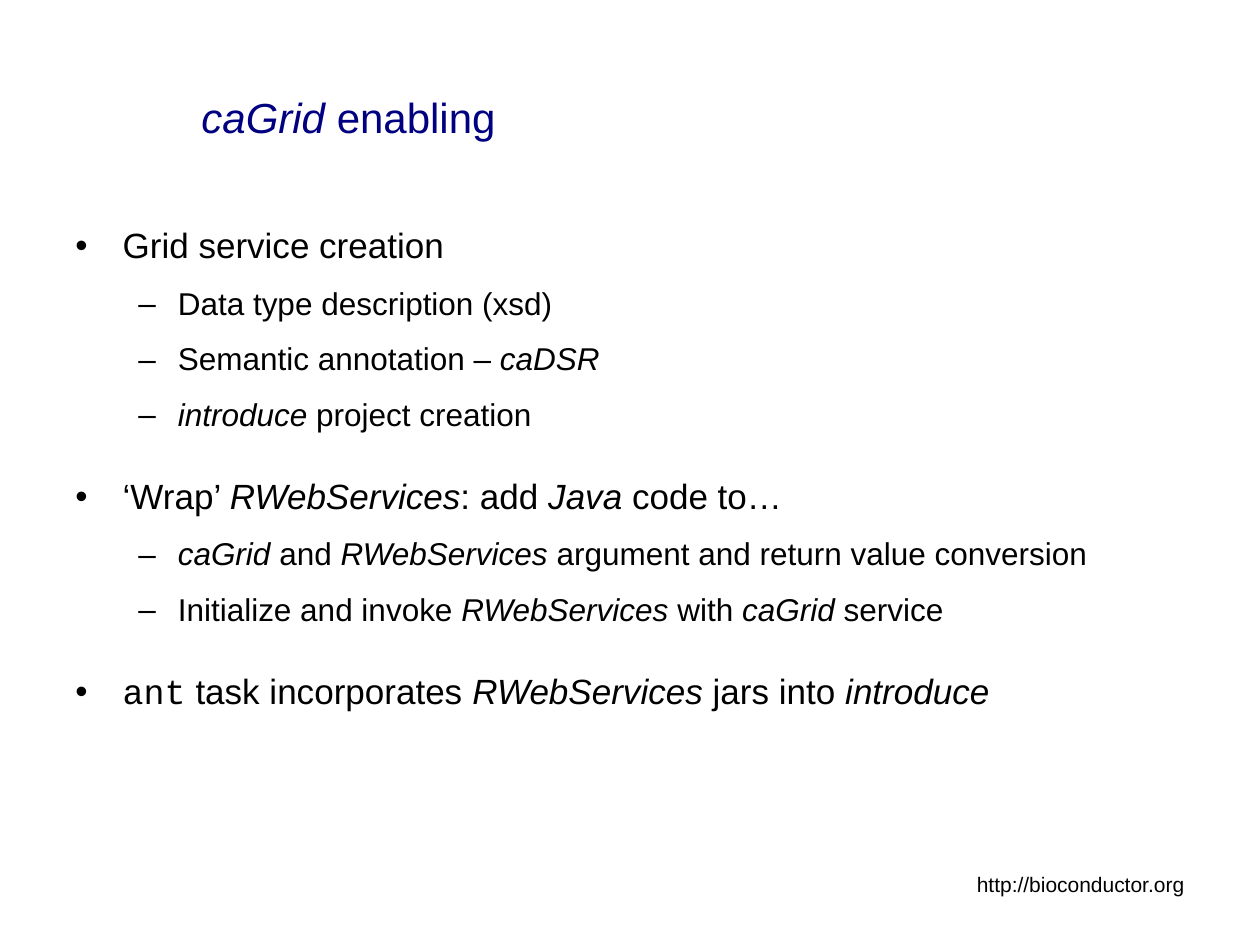
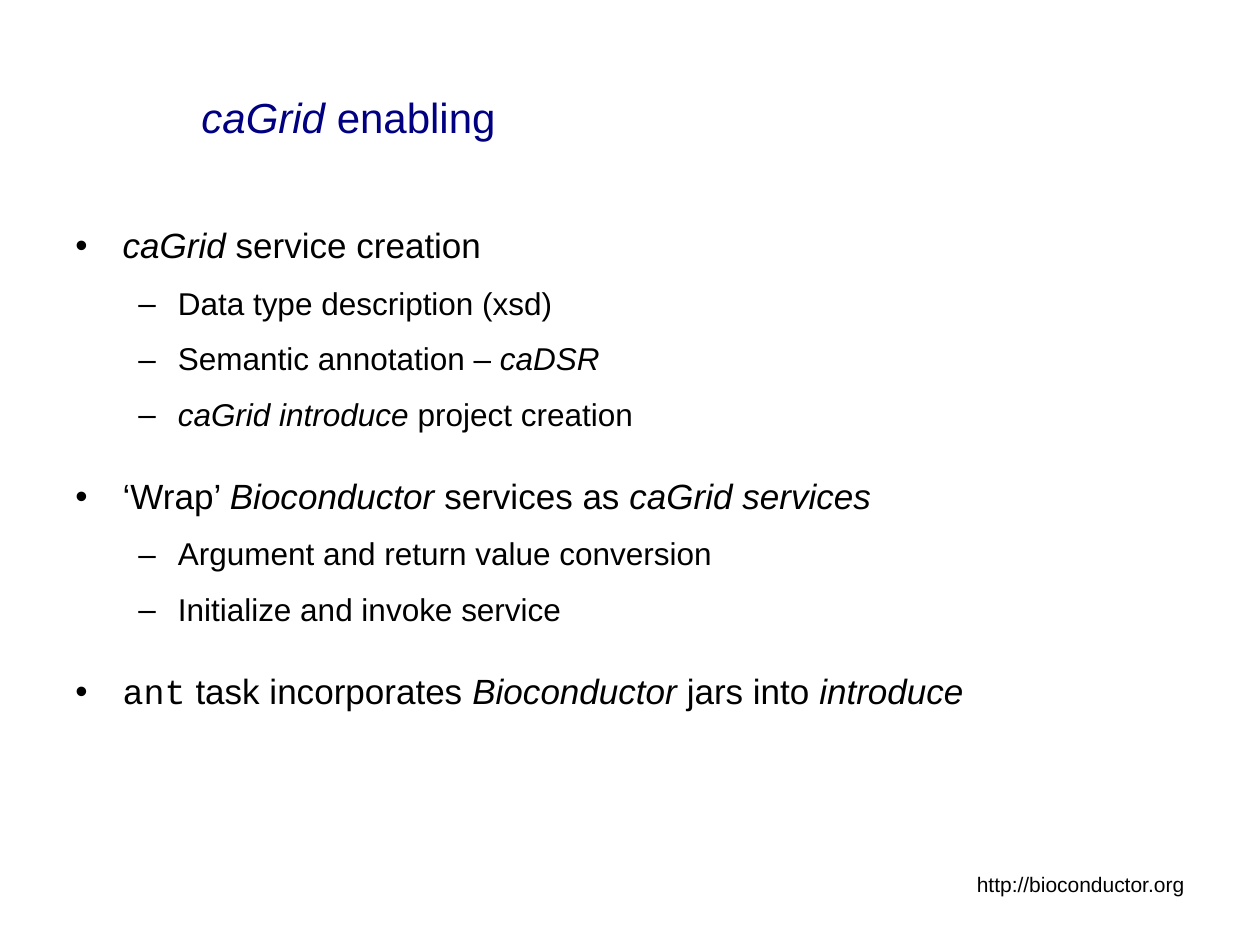
Before and after one commit to NCIP/bioconductor_v1, a slide deck: slide 30 of trunk/bioconductor/Presentations/caBIG_Annual_Meeting_2007_Tech_Demo.ppt. Drawn at 1260x945 pixels with LibreOffice and Linux fonts; fonts in the diff are those of the drawing; background and template pictures are left out. Boxes give left, top, right and bottom in pixels: in the first picture for what was removed or moved away, otherwise in the second. Text is boxed around its words. In the diff, an @@ line names an element or a change of style, - is before the commit and + after.

```diff
--- a/trunk/bioconductor/Presentations/caBIG_Annual_Meeting_2007_Tech_Demo.ppt
+++ b/trunk/bioconductor/Presentations/caBIG_Annual_Meeting_2007_Tech_Demo.ppt
@@ text at bbox=[123, 232, 481, 259]: text changed @@
-• Grid service creation
+• caGrid service creation
@@ text at bbox=[123, 403, 963, 711]: text changed; size 18 to 20 pt @@
-  – introduce project creation
-• ‘Wrap’ RWebServices: add Java code to…
-  – caGrid and RWebServices argument and return value conversion
-  – Initialize and invoke RWebServices with caGrid service
-• ant task incorporates RWebServices jars into introduce
+  – caGrid introduce project creation
+• ‘Wrap’ Bioconductor services as caGrid services
+  – Argument and return value conversion
+  – Initialize and invoke service
+• ant task incorporates Bioconductor jars into introduce
```
Also in this commit, not shown: 13 other slides changed, 1 slide removed.
